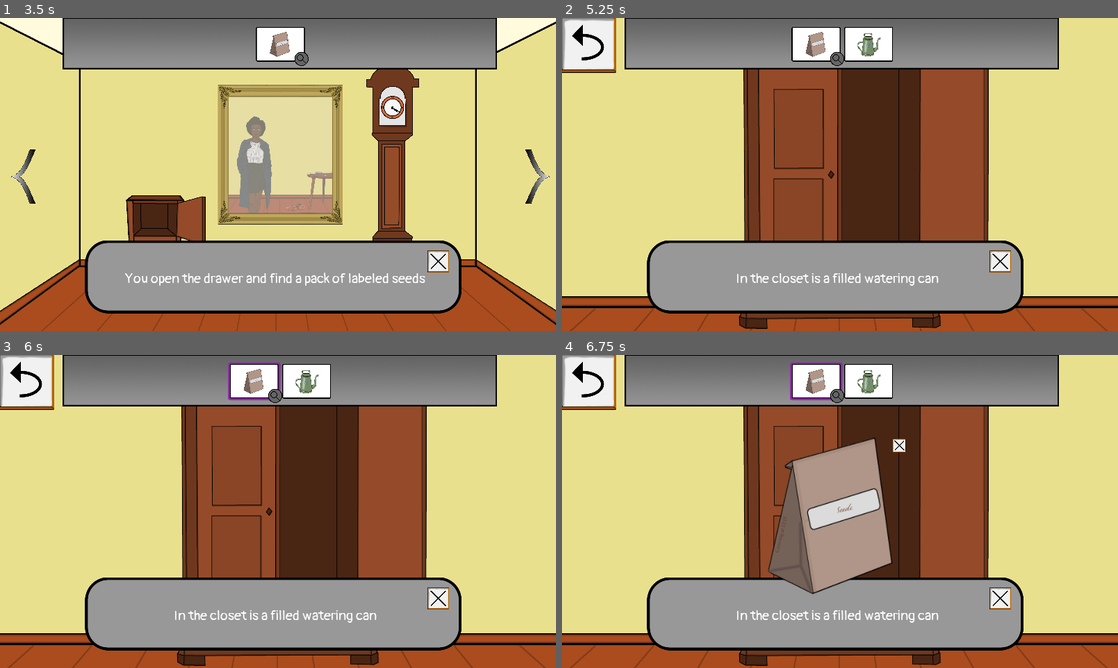
Above: before the commit, frames 1-4 (two rows, left to right).
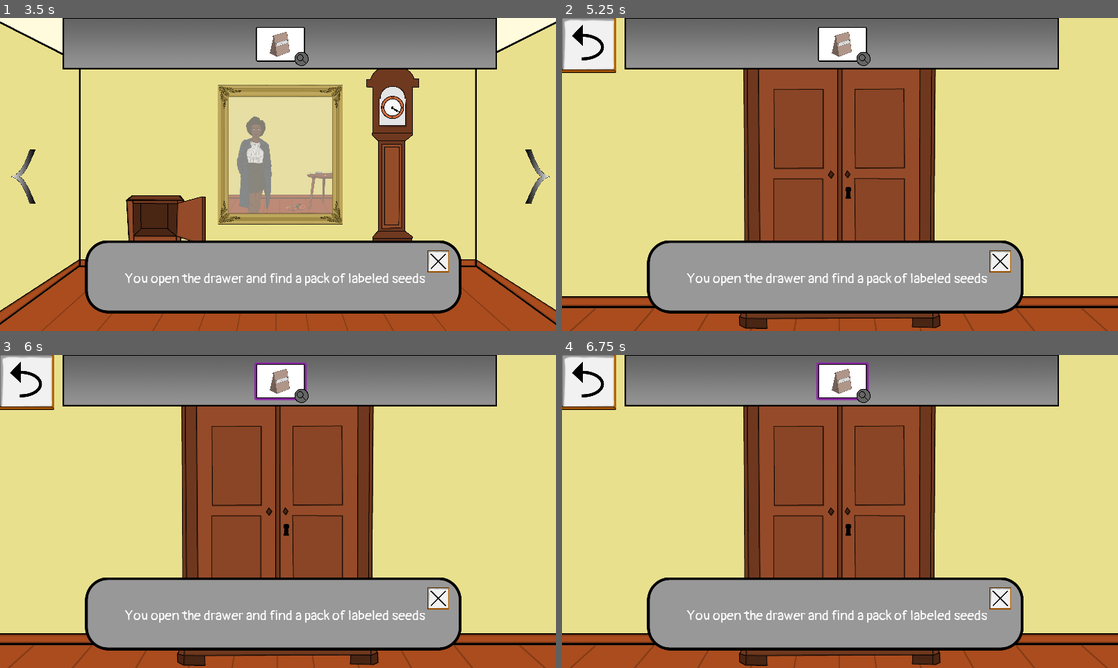
Above: after the commit, the same moments.

Repository: Paulpanther/GameJam11
Game: Godot game, scene res://Scenes/Main.tscn
Two runs of this game, one before a commit and one after it. Both use one fixed random seed, a clock stepped at 60 frames per second and the inputs below.
Inputs (mouse positions are in pixels of both pictures, inside the frame that each line leads up to):
- Up to frame 1 (3.5 s): tap Enter at 0.5, 2 s; move the mouse to (422, 174) at 0.52 s; click (422, 174) at 0.67 s; tap Space at 1.25, 2.75 s; move the mouse to (155, 237) at 1.27 s; click (155, 237) at 1.42 s; move the mouse to (266, 243) at 2.02 s; click (266, 243) at 2.17 s; move the mouse to (27, 43) at 2.77 s; click (27, 43) at 2.92 s
- Up to frame 2 (5.25 s): tap Enter at 3.5 s; move the mouse to (584, 174) at 3.52 s; click (584, 174) at 3.67 s; tap Space at 4.25 s; move the mouse to (928, 180) at 4.27 s; click (928, 180) at 4.42 s; move the mouse to (845, 177) at 5.02 s; click (845, 177) at 5.17 s
- Up to frame 3 (6 s): move the mouse to (255, 380) at 5.77 s; click (255, 380) at 5.92 s
- Up to frame 4 (6.75 s): move the mouse to (834, 395) at 6.52 s; click (834, 395) at 6.67 s

Frame 1 is identical in both runs. In frame 2, 16% of the frame differs, in the area x 22-77%, y 2-99%; in frame 3, 17%; in frame 4, 21%.

Commit message:
Add keyhole to closet

Diff:
--- a/Scenes/Room4/Closet.tscn
+++ b/Scenes/Room4/Closet.tscn
@@ -1,11 +1,15 @@
-[gd_scene load_steps=5 format=2]
+[gd_scene load_steps=7 format=2]
 
 [ext_resource path="res://Scripts/Room4/closet.gd" type="Script" id=1]
 [ext_resource path="res://Sprites/Room4/closet_open.png" type="Texture" id=2]
 [ext_resource path="res://Sprites/Room4/closet_closed.png" type="Texture" id=3]
+[ext_resource path="res://Sprites/keyhole.png" type="Texture" id=4]
 
 [sub_resource type="RectangleShape2D" id=1]
 extents = Vector2( 328.641, 484.983 )
+
+[sub_resource type="RectangleShape2D" id=2]
+extents = Vector2( 19.8908, 32.4473 )
 
 [node name="Closet" type="Node2D"]
 script = ExtResource( 1 )
@@ -21,4 +25,18 @@
 [node name="CollisionShape2D" type="CollisionShape2D" parent="ClosedTrigger"]
 position = Vector2( -62, -26 )
 shape = SubResource( 1 )
+
+[node name="Keyhole" type="Sprite" parent="."]
+position = Vector2( -44.1449, 30.3496 )
+scale = Vector2( 0.380757, 0.380757 )
+texture = ExtResource( 4 )
+
+[node name="KeyholeTrigger" type="Area2D" parent="Keyhole"]
+position = Vector2( 115.94, -79.7086 )
+scale = Vector2( 2.62635, 2.62635 )
+
+[node name="CollisionShape2D" type="CollisionShape2D" parent="Keyhole/KeyholeTrigger"]
+position = Vector2( -43.8406, 31.8198 )
+shape = SubResource( 2 )
 [connection signal="input_event" from="ClosedTrigger" to="." method="on_click"]
+[connection signal="input_event" from="Keyhole/KeyholeTrigger" to="." method="on_key_click"]
--- a/Scripts/Room4/closet.gd
+++ b/Scripts/Room4/closet.gd
@@ -13,15 +13,20 @@
 	$ClosetOpen.hide()
 	if GlobalFlowerPot.closet_open:
 		$ClosetOpen.show()
+		$Keyhole.hide()
 	else:
 		$ClosetClosed.show()
 
 func on_click(viewport, event, shape_idx):
 	if (event is InputEventMouseButton && event.pressed):
-		if interactable:
-			if not GlobalFlowerPot.closet_open:
-				GlobalFlowerPot.closet_open = true
-				Inv.inventory.add_item(Items.can)
-				_update_state()
-		else:
+		if not interactable:
 			SceneStack.switch_scene("res://Scenes/Room4/ClosetDetail.tscn")
+
+
+func on_key_click(viewport, event, shape_idx):
+	if (event is InputEventMouseButton && event.pressed):
+		if not GlobalFlowerPot.closet_open and interactable and Inv.inventory.get_selected_item() == Items.hook_shaped_key:
+			GlobalFlowerPot.closet_open = true
+			Inv.inventory.remove_item(Items.hook_shaped_key)
+			Inv.inventory.add_item(Items.can)
+			_update_state()
Binary file added: Sprites/keyhole.png
Not shown, added: Sprites/keyhole.png.import
